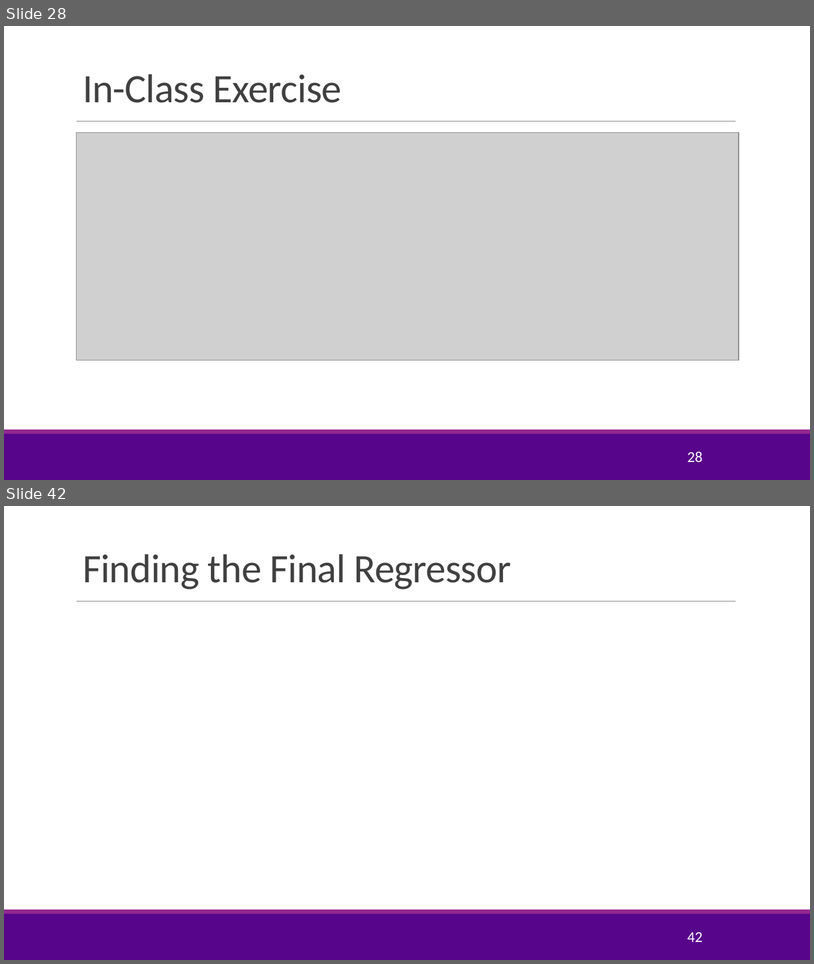
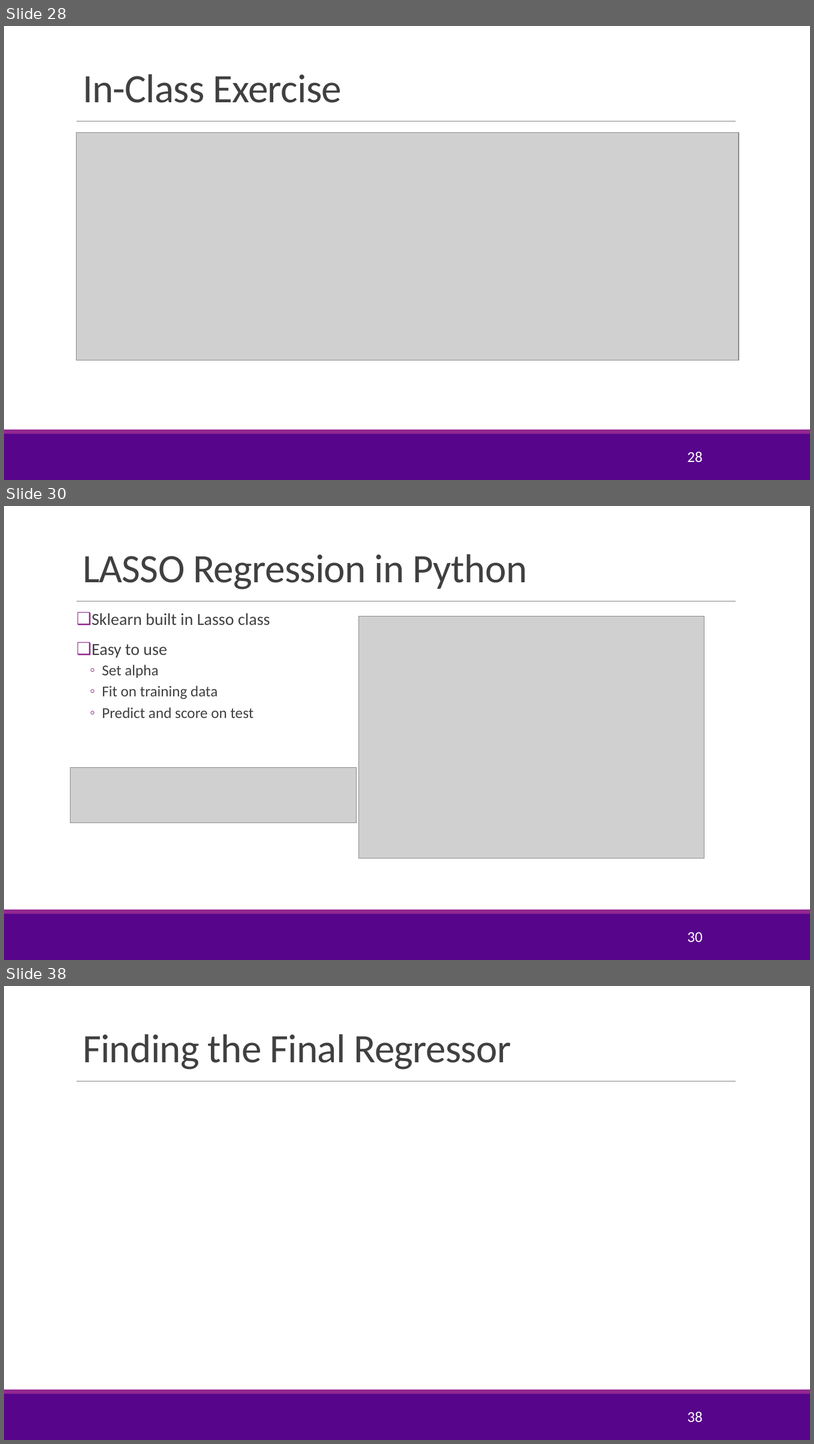
Before and after one commit to sdrangan/introml, a slide deck: lectures/Lect05_Lasso.pptx. Shown one above the other, each under a label of ours: slides 28 and 42 before the commit, slides 28, 30 and 38 after it; the slides between them are not shown. The pictures are 814x964 and 814x1444 pixels, drawn with LibreOffice and Linux fonts; fonts in the diff are those of the drawing; grey boxes stand for pictures; background and template pictures are left out. Boxes give left, top, right and bottom in pixels: in the first picture for what was removed or moved away, otherwise in the second. Text is boxed around its words. In the diff, an @@ line names an element or a change of style, - is before the commit and + after.

```diff
--- a/lectures/Lect05_Lasso.pptx
+++ b/lectures/Lect05_Lasso.pptx
@@ slide 30 added at [4,506,810,960], background #FFFFFF; not listed: 3 template elements that a slide beside it also shows @@
@@ title added at [83,554,528,589], 48 pt, text #404040 @@
+LASSO Regression in Python
@@ text added at [92,613,270,718], 18 pt, text #404040 @@
+❑ Sklearn built in Lasso class
+❑ Easy to use
+  ◦ Set alpha
+  ◦ Fit on training data
+  ◦ Predict and score on test
@@ picture added at [359,616,705,858] @@
@@ picture added at [70,768,356,822] @@
@@ page number added at [687,931,703,942], 18 pt, text #FFFFFF @@
+30
@@ what was slide 42 is now slide 38 @@
@@ page number at [687,1411,703,1422]: text changed @@
-42
+38
```
Also in this commit, not shown: 5 slides changed, 7 other slides added, 7 slides removed, 1 other file.
